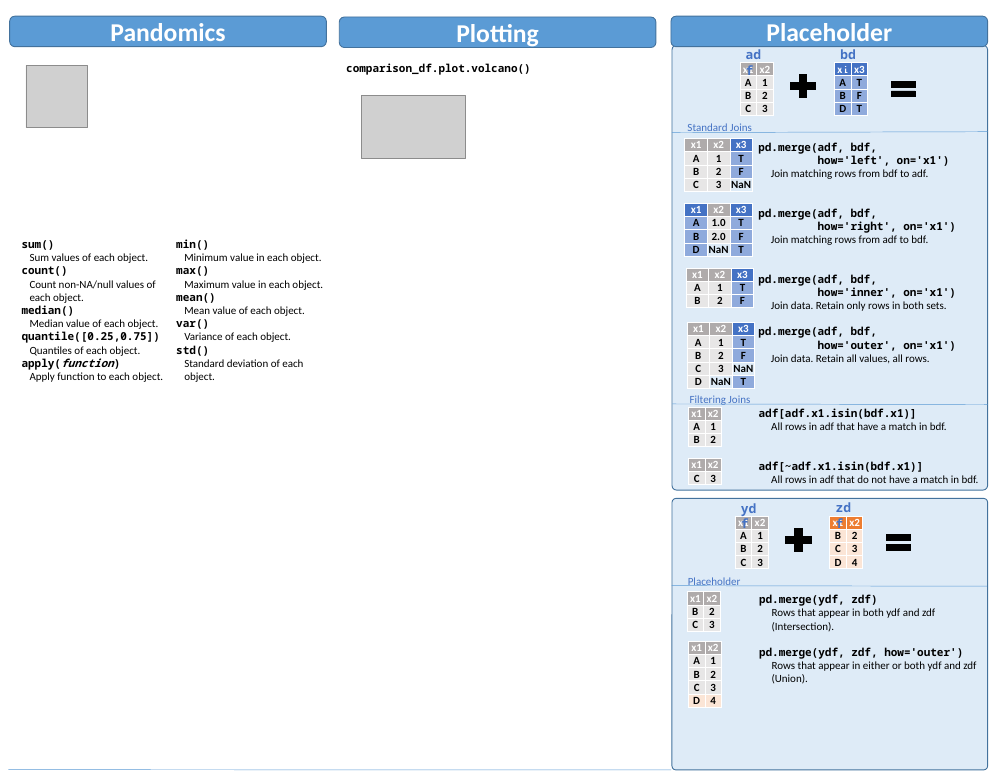
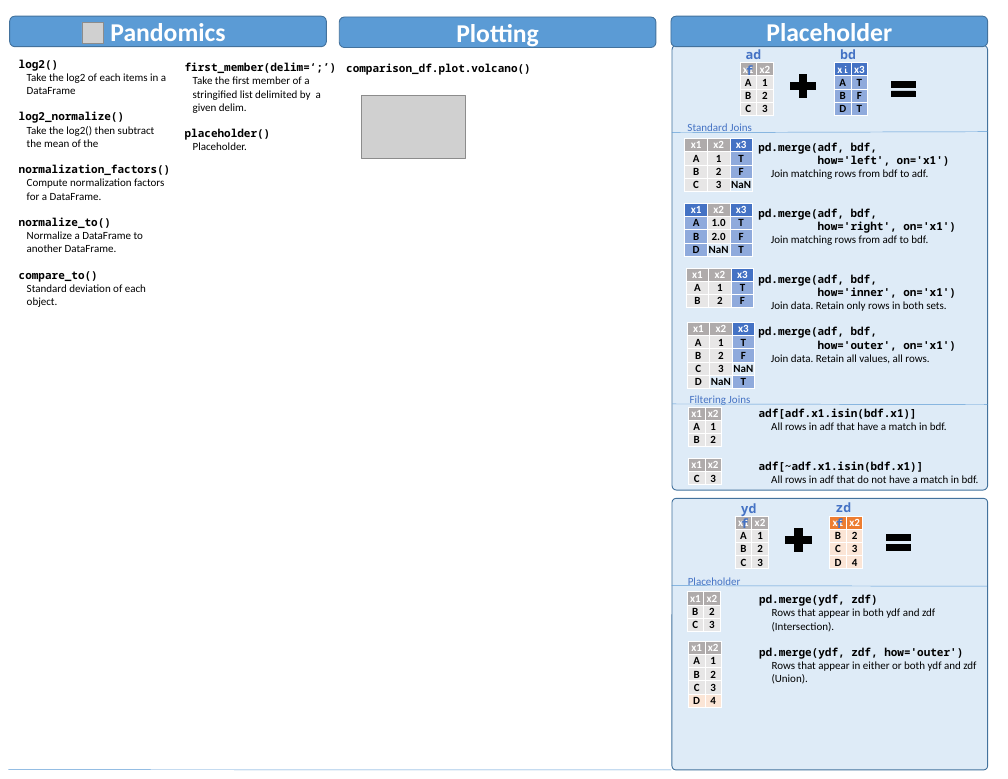
Before and after one commit to draperjames/pandomics, a slide deck: slide 3 of docs/cheatsheet/Pandas_Pandomics_Cheat_Sheet.pptx. Drawn at 1008x779 pixels with LibreOffice and Linux fonts; fonts in the diff are those of the drawing; grey boxes stand for pictures. Boxes give left, top, right and bottom in pixels: in the first picture for what was removed or moved away, otherwise in the second. Text is boxed around its words. In the diff, an @@ line names an element or a change of style, - is before the commit and + after.

```diff
--- a/docs/cheatsheet/Pandas_Pandomics_Cheat_Sheet.pptx
+++ b/docs/cheatsheet/Pandas_Pandomics_Cheat_Sheet.pptx
@@ picture added at (82, 22, 103, 44) @@
@@ text "log2()": place and size @@
-text "log2()" at (176, 239, 323, 382)
+text "log2()" at (19, 59, 171, 307)
@@ text at (19, 59, 171, 282): text changed @@
-min()
-Minimum value in each object.
-max()
-Maximum value in each object.
-mean()
-Mean value of each object.
-var()
-Variance of each object.
-std()
+log2()
+Take the log2 of each items in a DataFrame
+log2_normalize()
+Take the log2() then subtract the mean of the
+normalization_factors()
+Compute normalization factors for a DataFrame.
+normalize_to()
+Normalize a DataFrame to another DataFrame.
+compare_to()
@@ picture removed at (26, 66, 87, 128) @@
@@ text added at (185, 62, 337, 150), 12 pt, text #000000 @@
+first_member(delim=‘;’)
+Take the first member of a stringified list delimited by a given delim.
+placeholder()
+Placeholder.
@@ text removed at (22, 240, 163, 382) @@
-sum()
-Sum values of each object.
-count()
-Count non-NA/null values of each object.
-median()
-Median value of each object.
-quantile([0.25,0.75])
-Quantiles of each object.
-apply(function)
-Apply function to each object.
```
Also in this commit, not shown: 1 other file.
